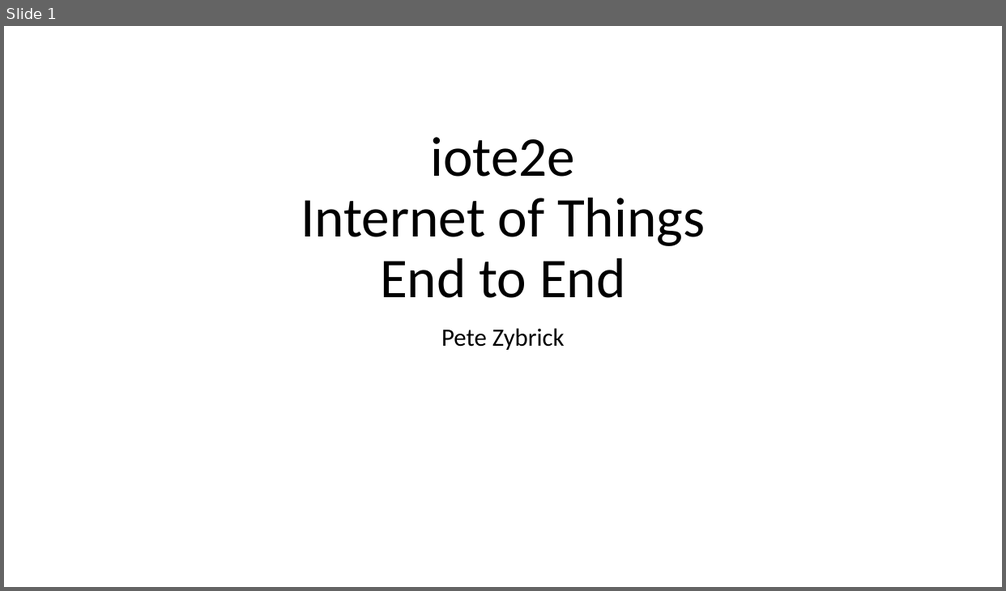
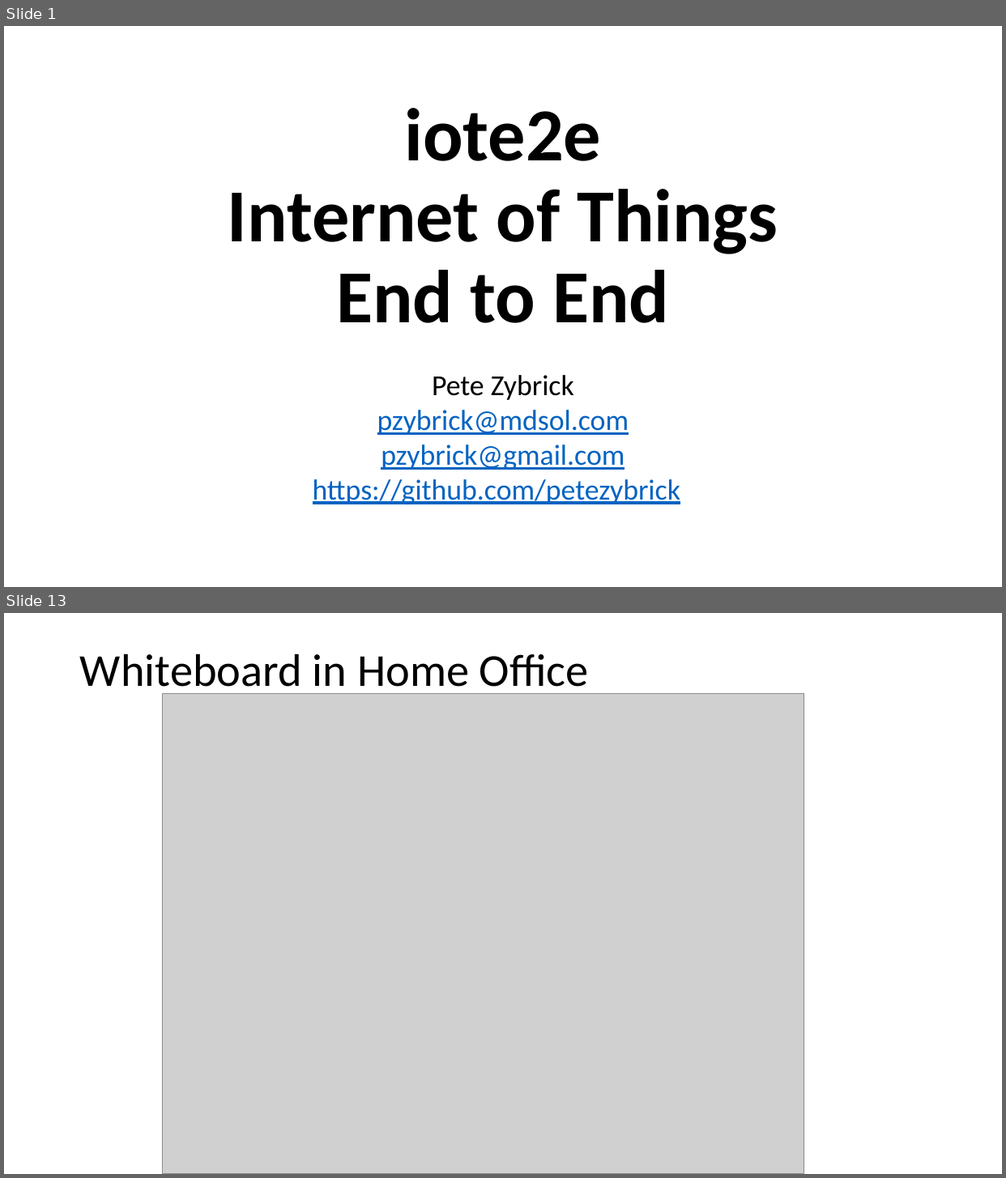
Before and after one commit to petezybrick/iote2e, a slide deck: iote2e-common/src/site/markdown/slides/iote2e-dryrun-20170904.pptx. Shown one above the other, each under a label of ours: slide 1 before the commit, slides 1 and 13 after it; the slides between them are not shown. The pictures are 1006x591 and 1006x1178 pixels, drawn with LibreOffice and Linux fonts; fonts in the diff are those of the drawing; grey boxes stand for pictures. Boxes give left, top, right and bottom in pixels: in the first picture for what was removed or moved away, otherwise in the second. Text is boxed around its words. In the diff, an @@ line names an element or a change of style, - is before the commit and + after.

```diff
--- a/iote2e-common/src/site/markdown/slides/iote2e-dryrun-20170904.pptx
+++ b/iote2e-common/src/site/markdown/slides/iote2e-dryrun-20170904.pptx
@@ slide 13 added at (4, 613, 1002, 1174), background #FFFFFF @@
@@ title added at (80, 653, 589, 697), 44 pt, text #000000 @@
+Whiteboard in Home Office
@@ picture added at (163, 693, 804, 1174) @@
@@ slide 1 changed as well @@
@@ title "iote2e Internet of Things End ...": place and size @@
-title "iote2e Internet of Things End ..." at (300, 137, 705, 298)
+title "iote2e Internet of Things End ..." at (228, 108, 778, 323)
@@ title "iote2e Internet of Things End ..." at (228, 108, 778, 323): size 54 to 72 pt, bold on @@
@@ subtitle "Pete Zybrick": place and size @@
-subtitle "Pete Zybrick" at (441, 328, 565, 350)
+subtitle "Pete Zybrick" at (313, 375, 680, 505)
@@ subtitle at (432, 375, 574, 400): size 24 to 27.9 pt in "Pete Zybrick"; line spacing 0.9 to 0.7 @@
@@ subtitle at (313, 410, 680, 505): paragraphs added @@
+pzybrick@mdsol.com
+pzybrick@gmail.com
+https://github.com/petezybrick
```
Also in this commit, not shown: 23 other slides added, 1 slide removed.
